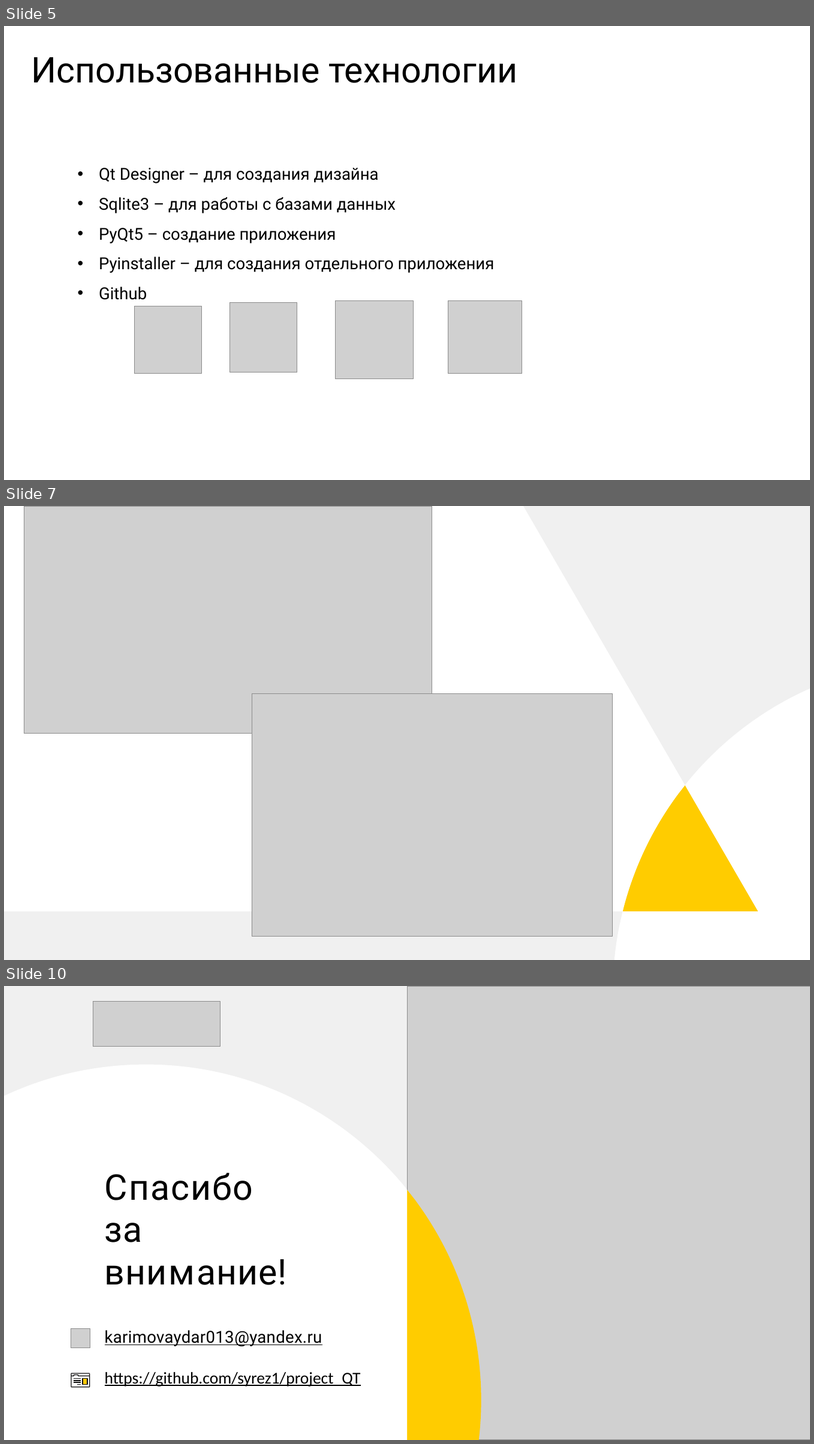
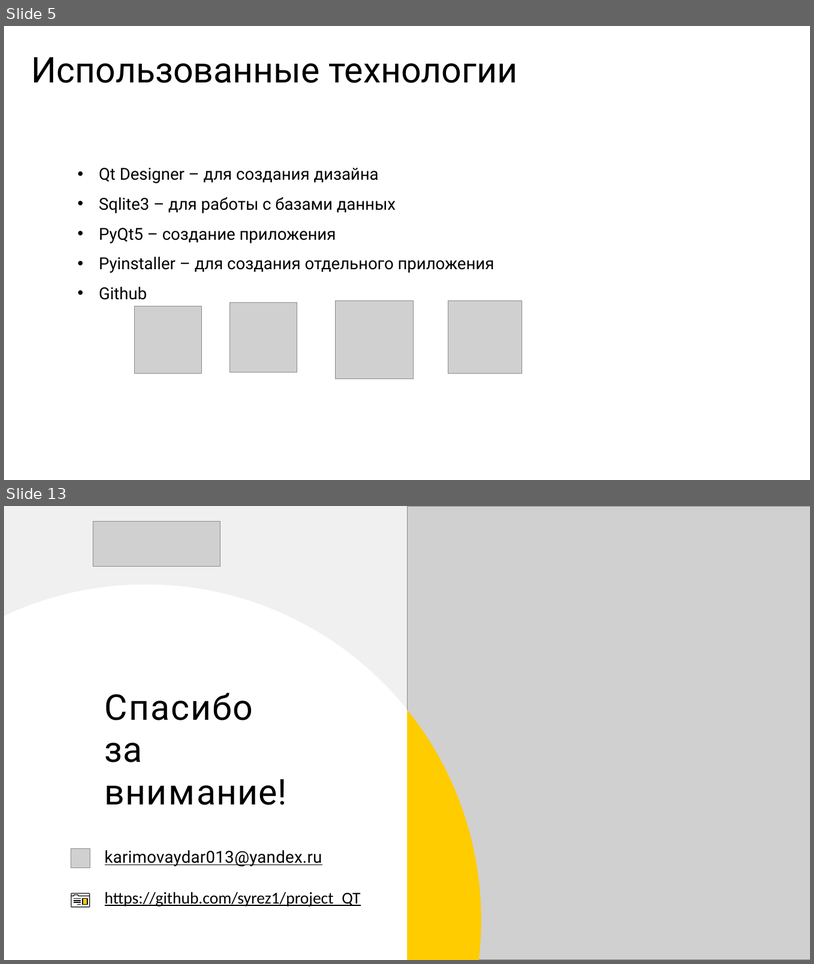
Before and after one commit to aikarimovvw/Library_System-QtProject, a slide deck: Documentation/SyrezLib.pptx. Shown one above the other, each under a label of ours: slides 5, 7 and 10 before the commit, slides 5 and 13 after it; the slides between them are not shown. The pictures are 814x1444 and 814x964 pixels, drawn with LibreOffice and Linux fonts; fonts in the diff are those of the drawing; grey boxes stand for pictures. Boxes give left, top, right and bottom in pixels: in the first picture for what was removed or moved away, otherwise in the second. Text is boxed around its words. In the diff, an @@ line names an element or a change of style, - is before the commit and + after.

```diff
--- a/Documentation/SyrezLib.pptx
+++ b/Documentation/SyrezLib.pptx
@@ slide 7 removed at (4, 506, 810, 960), background #FFFFFF @@
@@ freeform shape removed at (4, 506, 810, 960) @@
@@ freeform shape removed at (4, 506, 810, 960) @@
@@ picture removed at (24, 506, 432, 733) @@
@@ picture removed at (252, 694, 612, 936) @@
@@ freeform shape removed at (623, 785, 759, 912) @@
@@ what was slide 10 is now slide 13 @@
```
Also in this commit, not shown: 2 slides changed, 6 slides added, 2 other slides removed.
